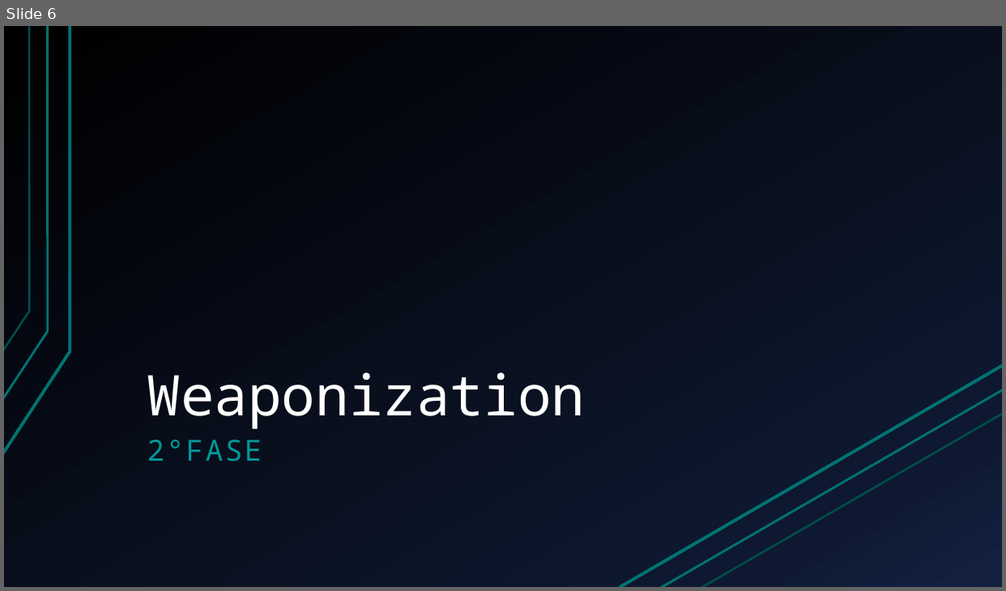
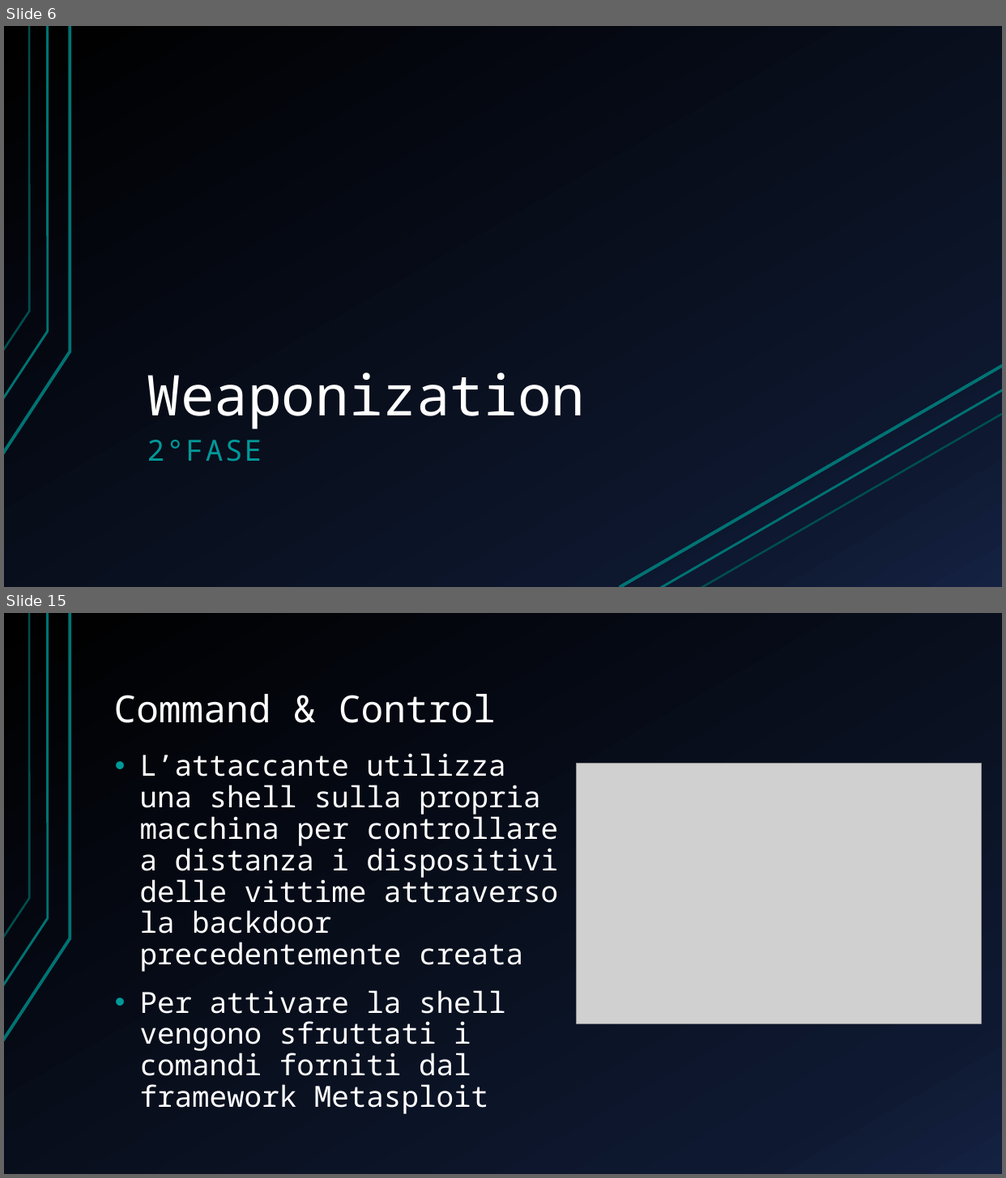
Before and after one commit to espositoandrea/APKBackdoor, a slide deck: Presentazione.pptx. Shown one above the other, each under a label of ours: slide 6 before the commit, slides 6 and 15 after it; the slides between them are not shown. The pictures are 1006x591 and 1006x1178 pixels, drawn with LibreOffice and Linux fonts; fonts in the diff are those of the drawing; grey boxes stand for pictures. Boxes give left, top, right and bottom in pixels: in the first picture for what was removed or moved away, otherwise in the second. Text is boxed around its words. In the diff, an @@ line names an element or a change of style, - is before the commit and + after.

```diff
--- a/Presentazione.pptx
+++ b/Presentazione.pptx
@@ slide 15 added at <box>4,613,1002,1174</box>, background gradient #000000 to #0F1931 to #142242; not listed: 3 template elements that a slide beside it also shows @@
@@ title added at <box>114,694,496,723</box>, 36 pt, text #FFFFFF @@
+Command & Control
@@ text added at <box>140,753,558,1114</box>, 28 pt, text #FFFFFF @@
+• L’attaccante utilizza una shell sulla propria macchina per controllare a distanza i dispositivi delle vittime attraverso la backdoor precedentemente creata
+• Per attivare la shell vengono sfruttati i comandi forniti dal framework Metasploit
@@ picture added at <box>577,764,981,1024</box> @@
```
Also in this commit, not shown: 4 slides changed, 11 other slides added, 5 slides removed, 1 other file.
